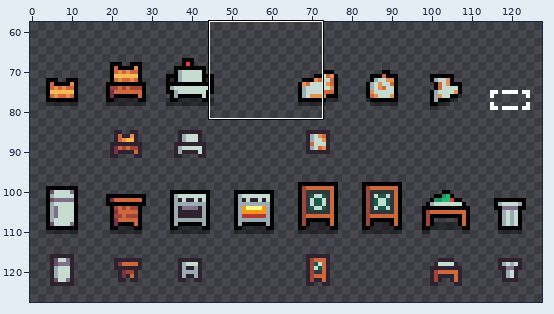
Pixel-art file, stored at Projects/TastyRoad/Assets/Sprites/stations.aseprite. Above: a wide view before the commit, with the close-up outlined.
Close-up. The starting point:
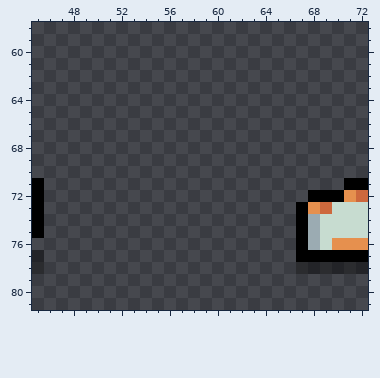
128x128 pixels, 1 frame. Shown: x 45..72, y 58..81. The wide view leaves out empty margins.
Now the later version:
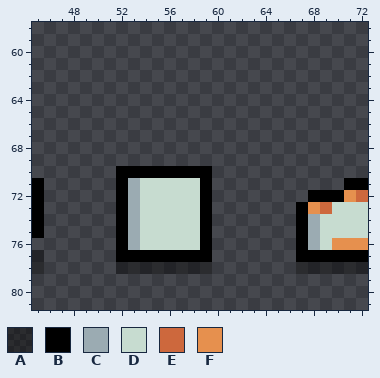
Palette (. is transparent): A #00000064  B #000000  C #9babb2  D #c7dcd0  E #cd683d  F #e6904e
From old to new:
{"where": "layer \"Layer 1\""}
{"y":70,"x":52,"old":"........","new":"BBBBBBBB"}
{"y":71,"x":52,"old":"........","new":"BCDDDDDB"}
{"y":72,"x":52,"old":"........","new":"BCDDDDDB"}
{"y":73,"x":52,"old":"........","new":"BCDDDDDB"}
{"y":74,"x":52,"old":"........","new":"BCDDDDDB"}
{"y":75,"x":52,"old":"........","new":"BCDDDDDB"}
{"y":76,"x":52,"old":"........","new":"BCDDDDDB"}
{"y":77,"x":52,"old":"........","new":"BBBBBBBB"}
{"y":78,"x":52,"old":"........","new":"AAAAAAAA"}
{"label":"added","picture_box":[116,166,212,274]}
